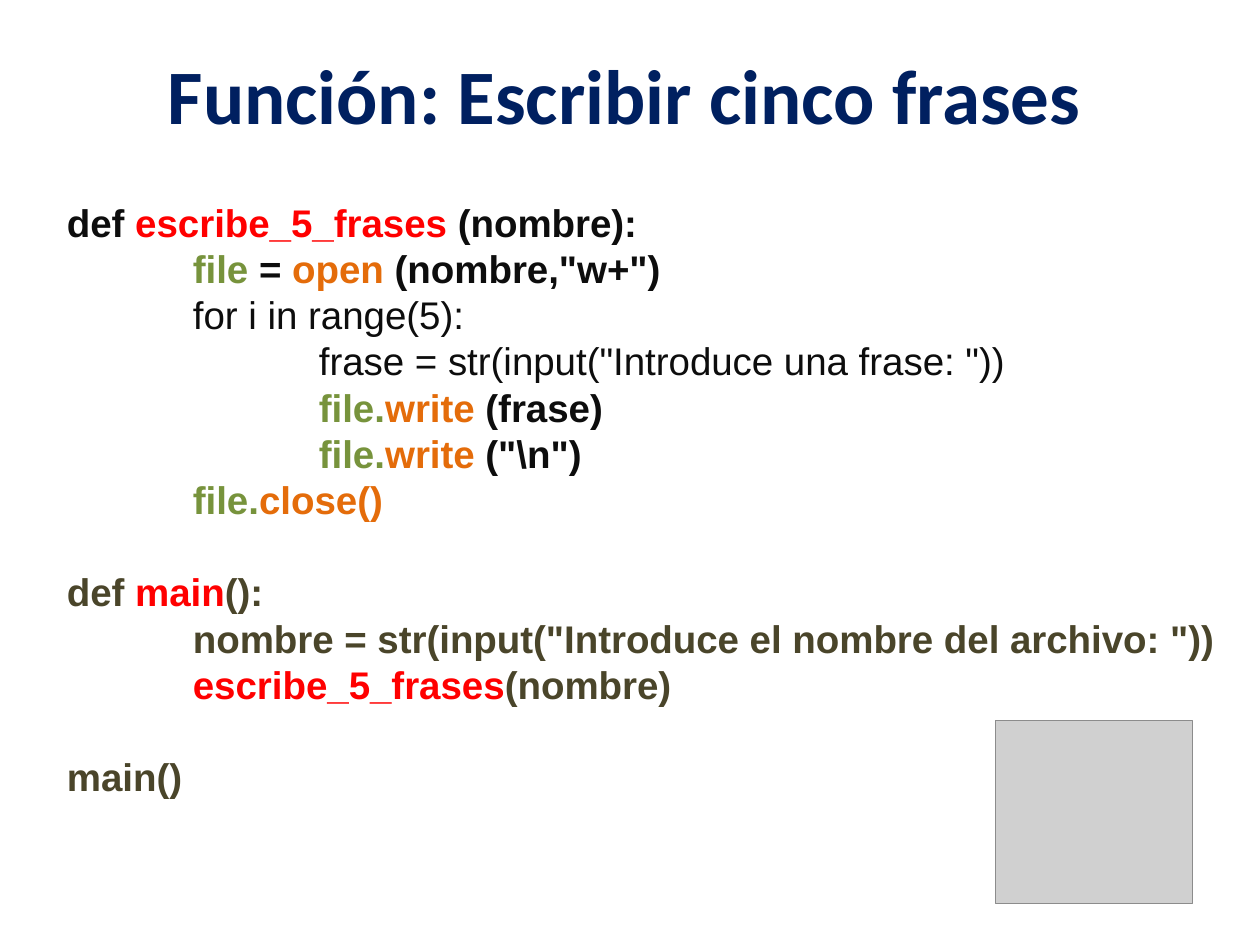
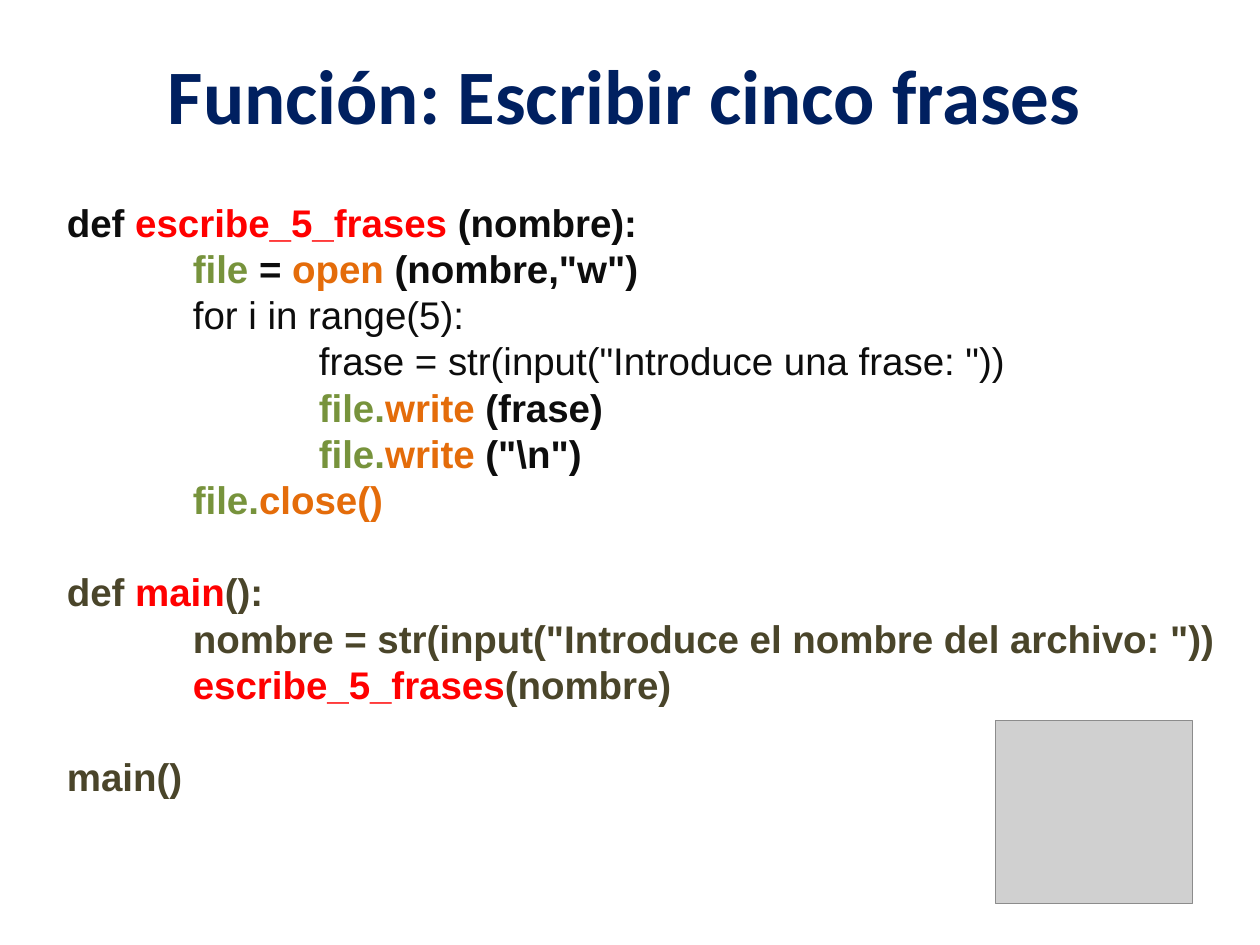
Before and after one commit to lizetheP/Analitica, a slide deck: slide 20 of CalendarioAgo2022/presentaciones/9_Archivos.pptx. Drawn at 1260x945 pixels with LibreOffice and Linux fonts; fonts in the diff are those of the drawing; grey boxes stand for pictures. Boxes give left, top, right and bottom in pixels: in the first picture for what was removed or moved away, otherwise in the second. Text is boxed around its words. In the diff, an @@ line names an element or a change of style, - is before the commit and + after.

```diff
--- a/CalendarioAgo2022/presentaciones/9_Archivos.pptx
+++ b/CalendarioAgo2022/presentaciones/9_Archivos.pptx
@@ text at box(193, 255, 638, 291): text changed @@
-file = open (nombre,"w+")
+file = open (nombre,"w")
```
Also in this commit, not shown: 1 other slide changed, 12 other files.
